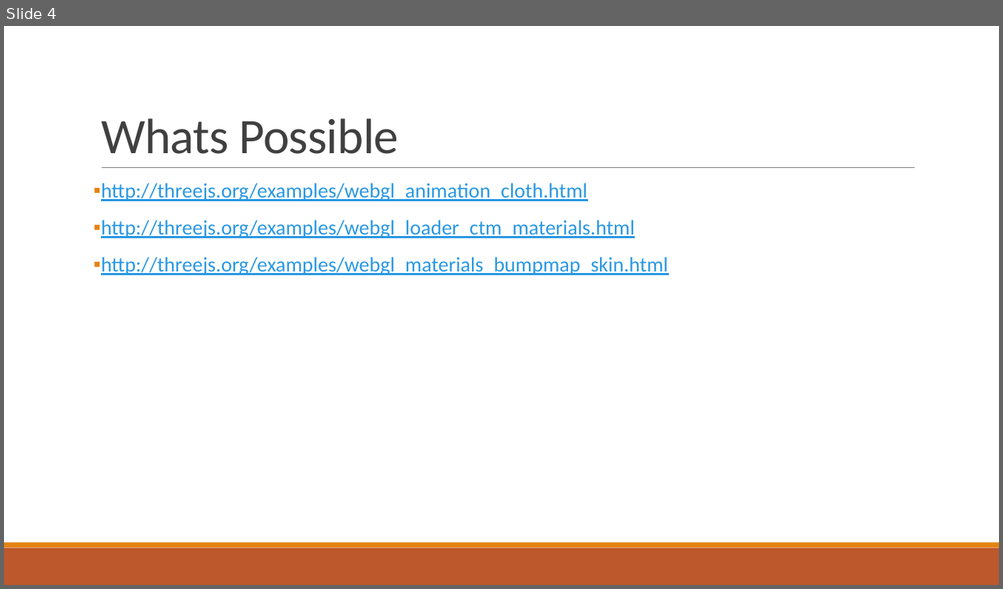
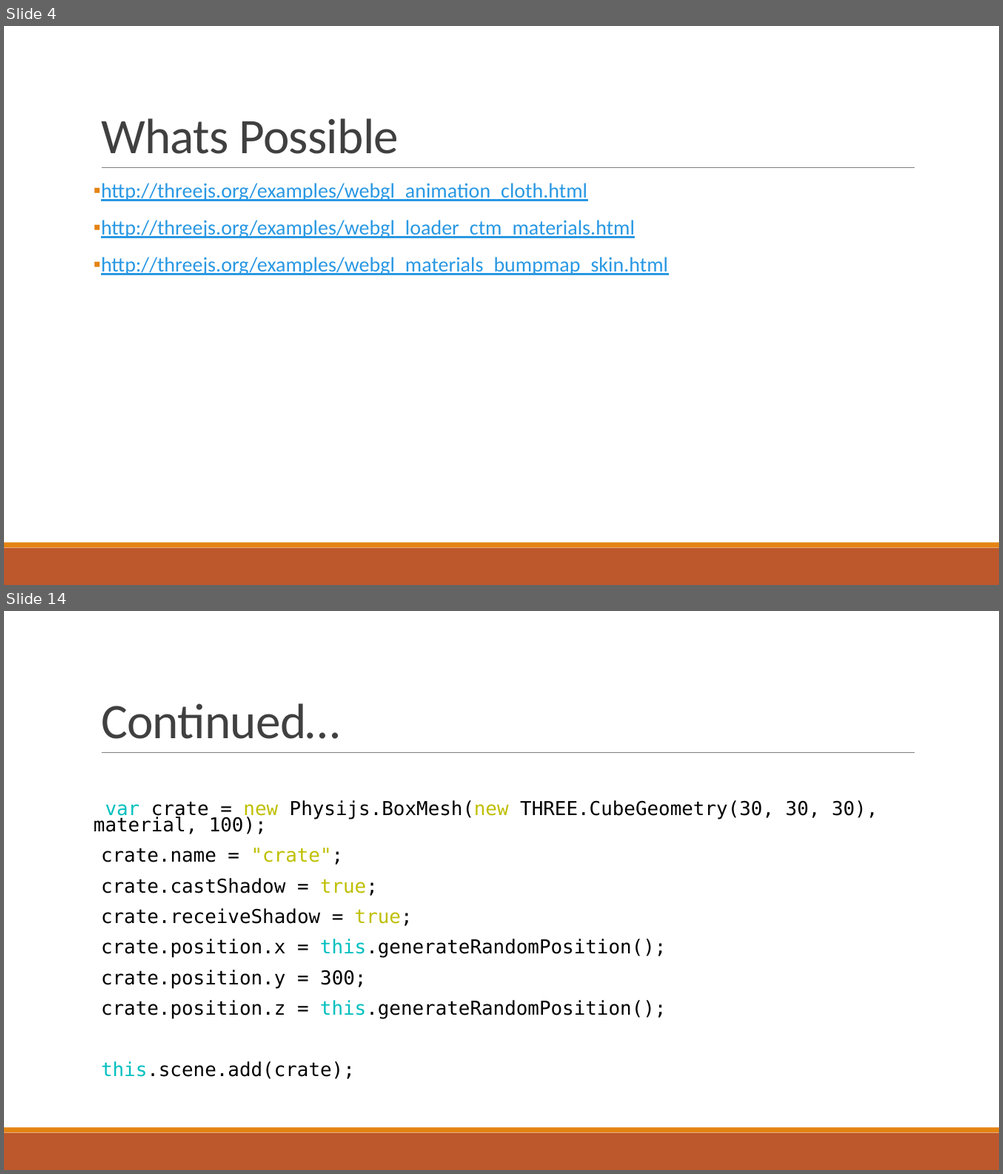
Before and after one commit to nburana/html5demo, a slide deck: notes/demo.pptx. Shown one above the other, each under a label of ours: slide 4 before the commit, slides 4 and 14 after it; the slides between them are not shown. The pictures are 1003x589 and 1003x1174 pixels, drawn with LibreOffice and Linux fonts; fonts in the diff are those of the drawing. Boxes give left, top, right and bottom in pixels: in the first picture for what was removed or moved away, otherwise in the second. Text is boxed around its words. In the diff, an @@ line names an element or a change of style, - is before the commit and + after.

```diff
--- a/notes/demo.pptx
+++ b/notes/demo.pptx
@@ slide 14 added at <box>4,611,999,1170</box>, background #FFFFFF; not listed: 3 template elements that a slide beside it also shows @@
@@ title added at <box>101,703,340,739</box>, 48 pt, text #404040 @@
+Continued…
@@ text added at <box>94,800,877,1079</box>, 18.5 pt, text #000000 @@
+var crate = new Physijs.BoxMesh(new THREE.CubeGeometry(30, 30, 30), material, 100);
+  crate.name = "crate";
+  crate.castShadow = true;
+  crate.receiveShadow = true;
+  crate.position.x = this.generateRandomPosition();
+  crate.position.y = 300;
+  crate.position.z = this.generateRandomPosition();
+  this.scene.add(crate);
```
Also in this commit, not shown: 10 other slides added, 3 slides removed, 3 other files.
